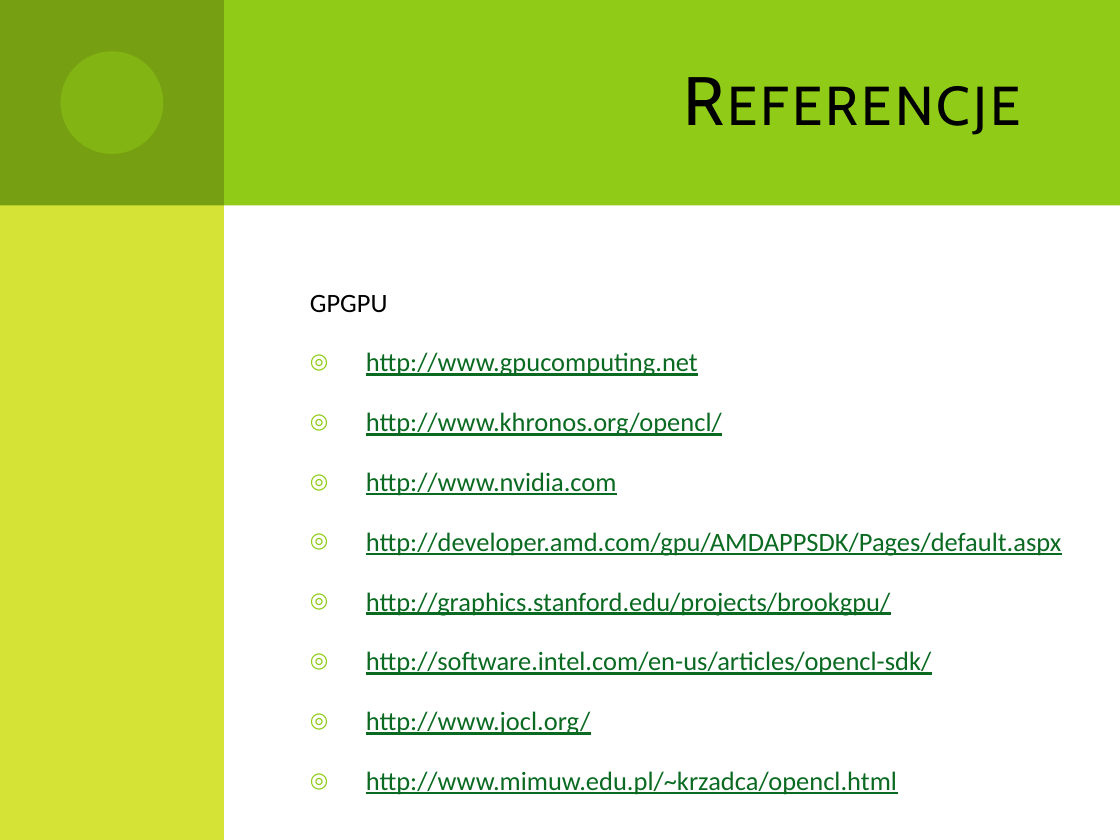
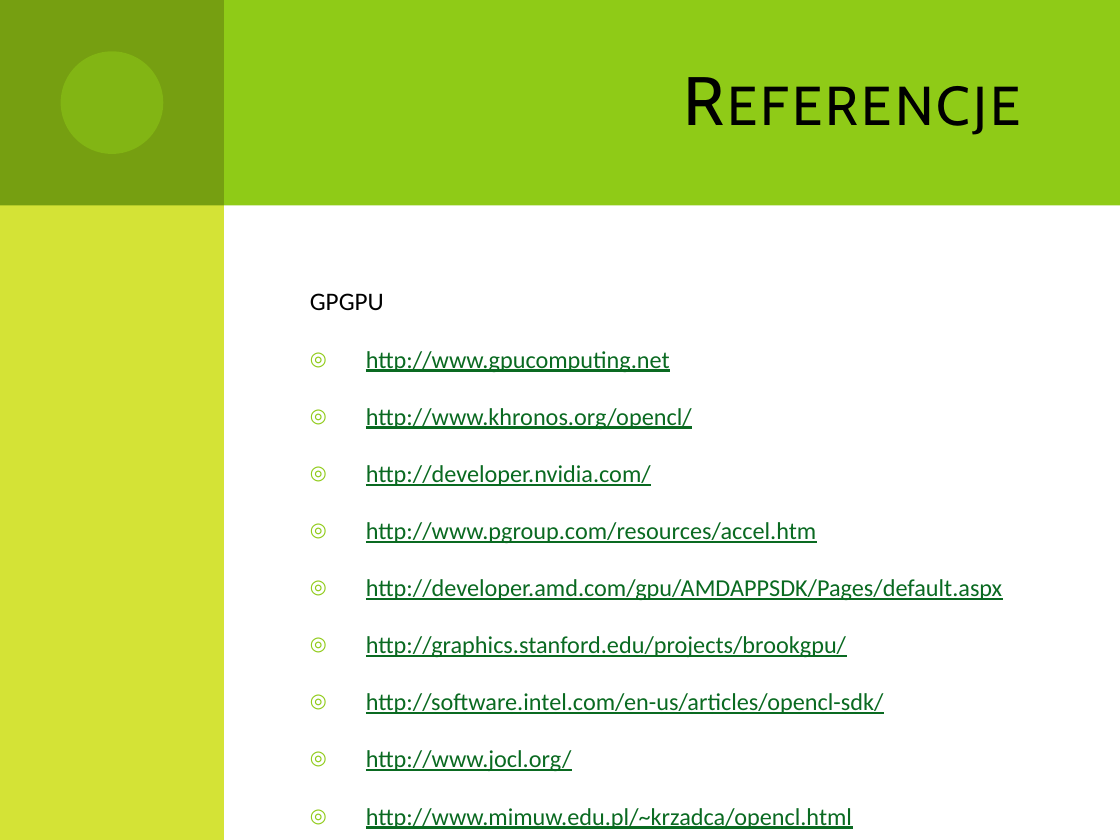
Before and after one commit to Dzess/DMARF, a slide deck: slide 23 of presentation/GPGPU_in_data_minig.pptx (slide 22 before the commit). Drawn at 1120x840 pixels with LibreOffice and Linux fonts; fonts in the diff are those of the drawing. Boxes give left, top, right and bottom in pixels: in the first picture for what was removed or moved away, otherwise in the second. Text is boxed around its words. In the diff, an @@ line names an element or a change of style, - is before the commit and + after.

```diff
--- a/presentation/GPGPU_in_data_minig.pptx
+++ b/presentation/GPGPU_in_data_minig.pptx
@@ text at bbox=[310, 293, 1002, 829]: size 17.1 to 16.2 pt in "GPGPU"; size 17.1 to 15.6 pt in "http://www.gpucomputing.net", "http://www.khronos.org/opencl/", "http://developer.amd.com/gpu/AMDAPPSDK/Pages/default.aspx", "http://graphics.stanford.edu/projects/brookgpu/" and 3 more places @@
@@ text at bbox=[366, 465, 816, 543]: text changed; size 17.1 to 15.6 pt @@
-◎ http://www.nvidia.com
+◎ http://developer.nvidia.com/
+◎ http://www.pgroup.com/resources/accel.htm
```
Also in this commit, not shown: 6 other slides changed, 5 slides added, 4 slides removed.
